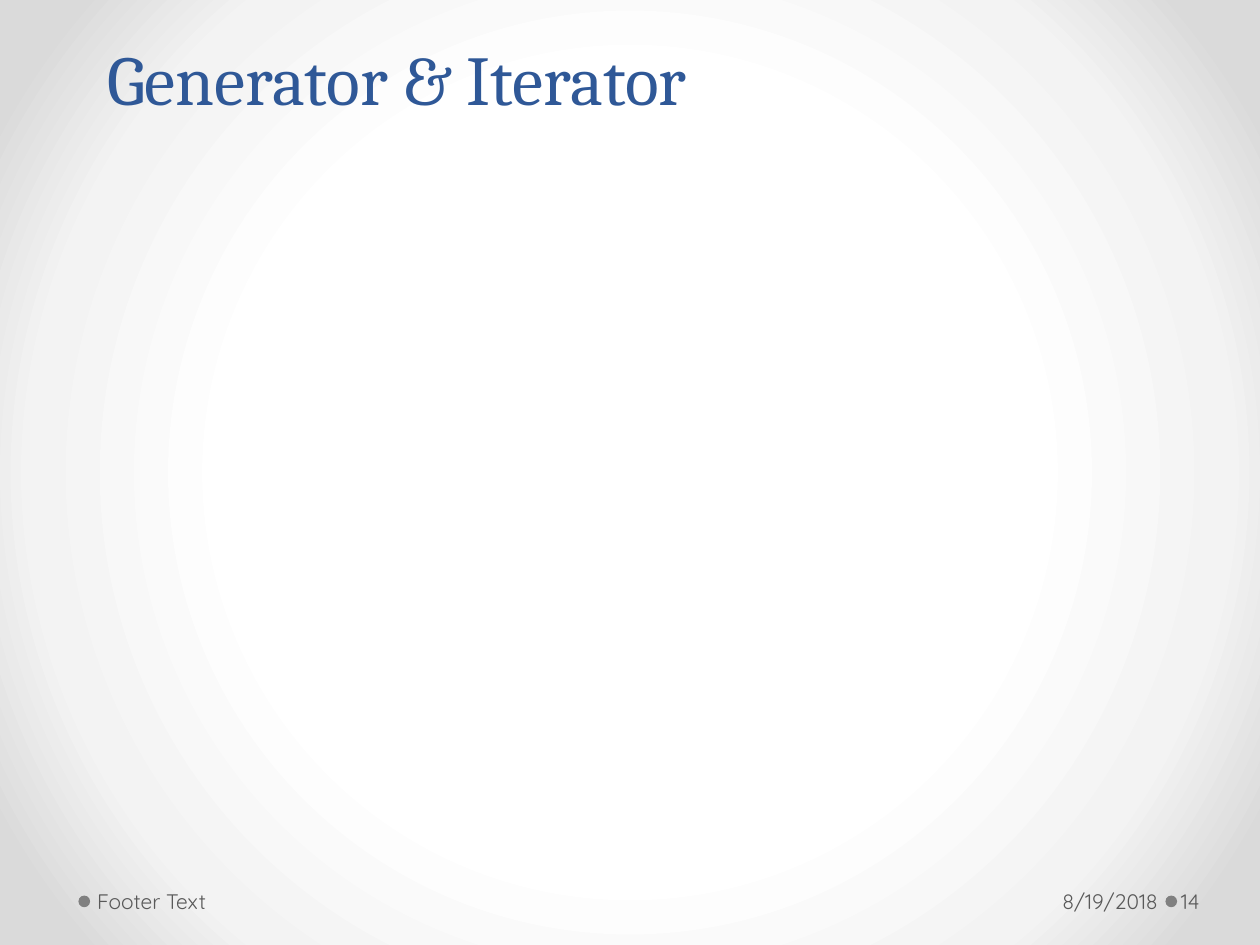
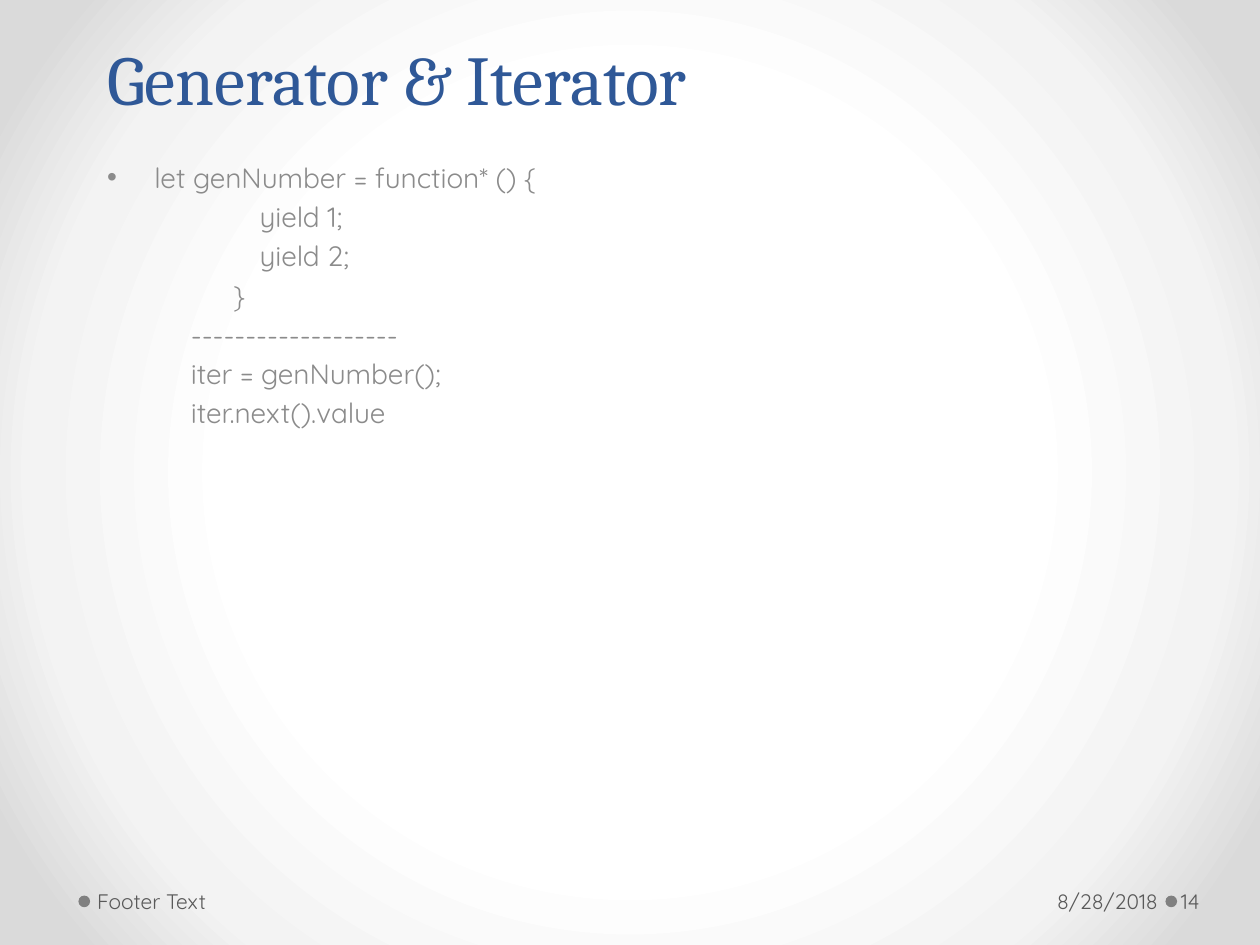
Before and after one commit to h-t-tran/brown, a slide deck: slide 14 of es6/es6.pptx. Drawn at 1260x945 pixels with LibreOffice and Linux fonts; fonts in the diff are those of the drawing. Boxes give left, top, right and bottom in pixels: in the first picture for what was removed or moved away, otherwise in the second. Text is boxed around its words. In the diff, an @@ line names an element or a change of style, - is before the commit and + after.

```diff
--- a/es6/es6.pptx
+++ b/es6/es6.pptx
@@ subtitle added at [154,167,488,428], 16 pt, text #8C8C8C @@
+• let genNumber = function* () {
+yield 1;
+yield 2;
+}
+-------------------
+iter = genNumber();
+iter.next().value
@@ text at [1057,892,1158,912]: text changed @@
-8/19/2018
+8/28/2018
```
Also in this commit, not shown: 1 other slide changed, 2 slides removed, 5 other files.
